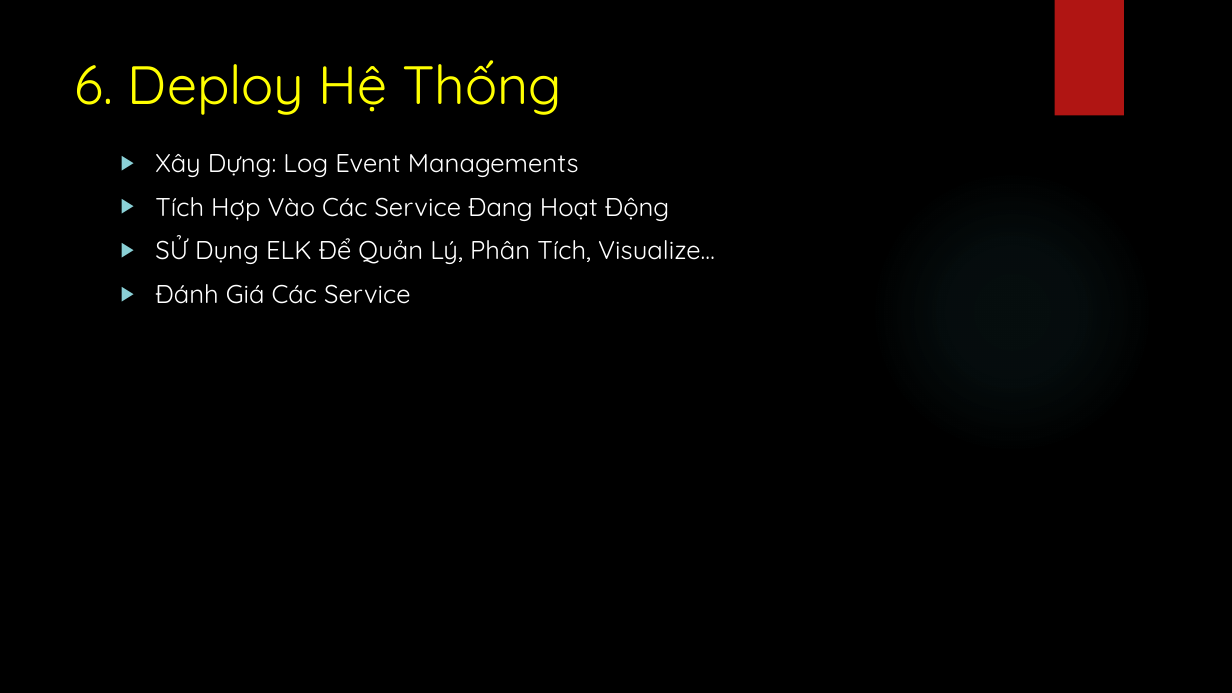
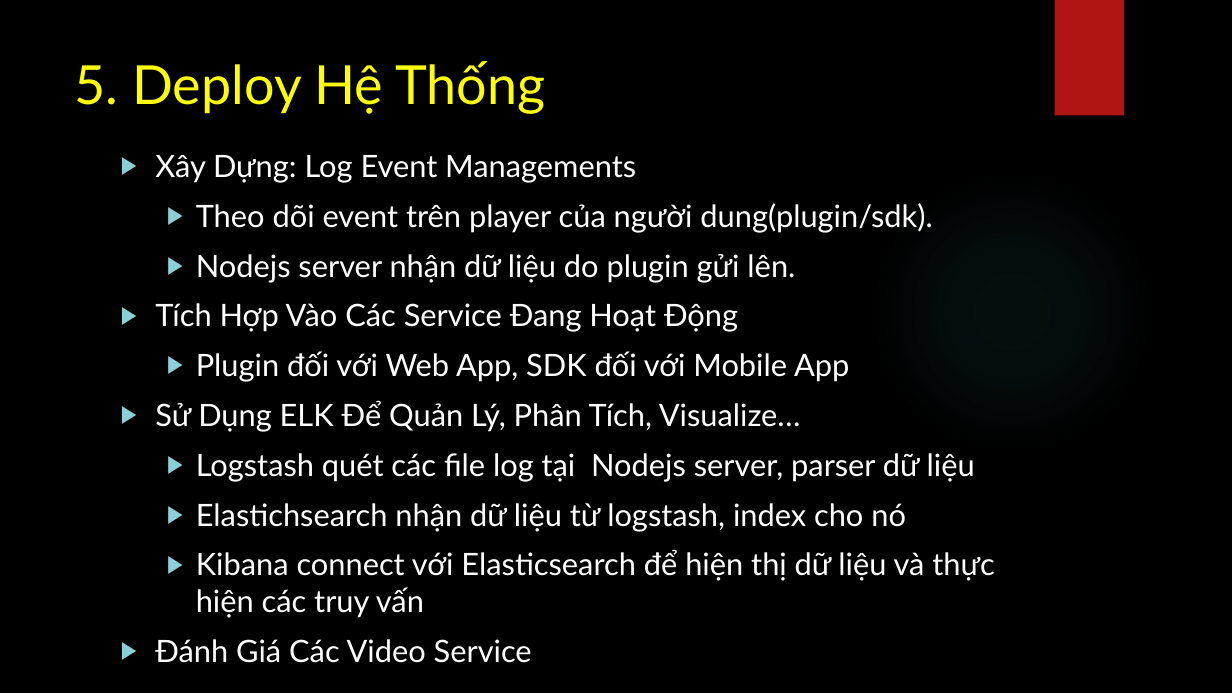
Before and after one commit to PhatBK/videojs-event-tracking-plugin, a slide deck: slide 10 of serminal/slides.pptx (slide 11 before the commit). Drawn at 1232x693 pixels with LibreOffice and Linux fonts; fonts in the diff are those of the drawing; background and template pictures are left out. Boxes give left, top, right and bottom in pixels: in the first picture for what was removed or moved away, otherwise in the second. Text is boxed around its words. In the diff, an @@ line names an element or a change of style, - is before the commit and + after.

```diff
--- a/serminal/slides.pptx
+++ b/serminal/slides.pptx
@@ title at box(75, 61, 545, 114): text changed; font Quicksand to Lato @@
-6. Deploy Hệ Thống
+5. Deploy Hệ Thống
@@ text at box(155, 155, 738, 332): size 20 to 24 pt, font Quicksand to Lato in "Xây Dựng: Log Event Managements", "Tích Hợp Vào Các Service Đang Hoạt ..." @@
@@ text at box(196, 203, 932, 283): paragraphs added @@
+  ▶ Theo dõi event trên player của người dung(plugin/sdk).
+  ▶ Nodejs server nhận dữ liệu do plugin gửi lên.
@@ text at box(155, 351, 994, 663): text changed; size 20 to 24 pt; font Quicksand to Lato @@
-▶ SỬ Dụng ELK Để Quản Lý, Phân Tích, Visualize…
-▶ Đánh Giá Các Service
+  ▶ Plugin đối với Web App, SDK đối với Mobile App
+▶ Sử Dụng ELK Để Quản Lý, Phân Tích, Visualize…
+  ▶ Logstash quét các file log tại Nodejs server, parser dữ liệu
+  ▶ Elastichsearch nhận dữ liệu từ logstash, index cho nó
+  ▶ Kibana connect với Elasticsearch để hiện thị dữ liệu và thực hiện các truy vấn
+▶ Đánh Giá Các Video Service
```
Also in this commit, not shown: 9 other slides changed, 5 slides added, 1 slide removed.
